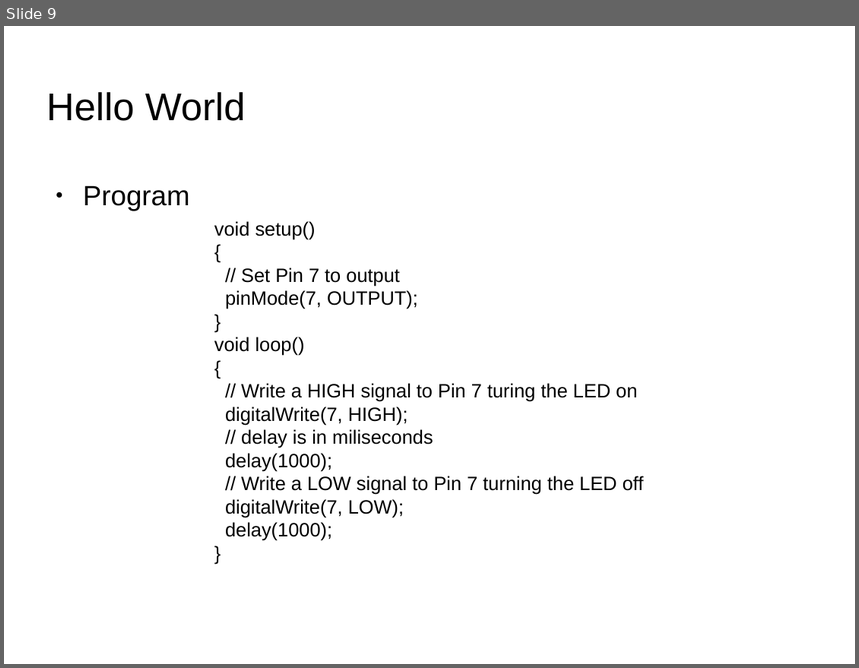
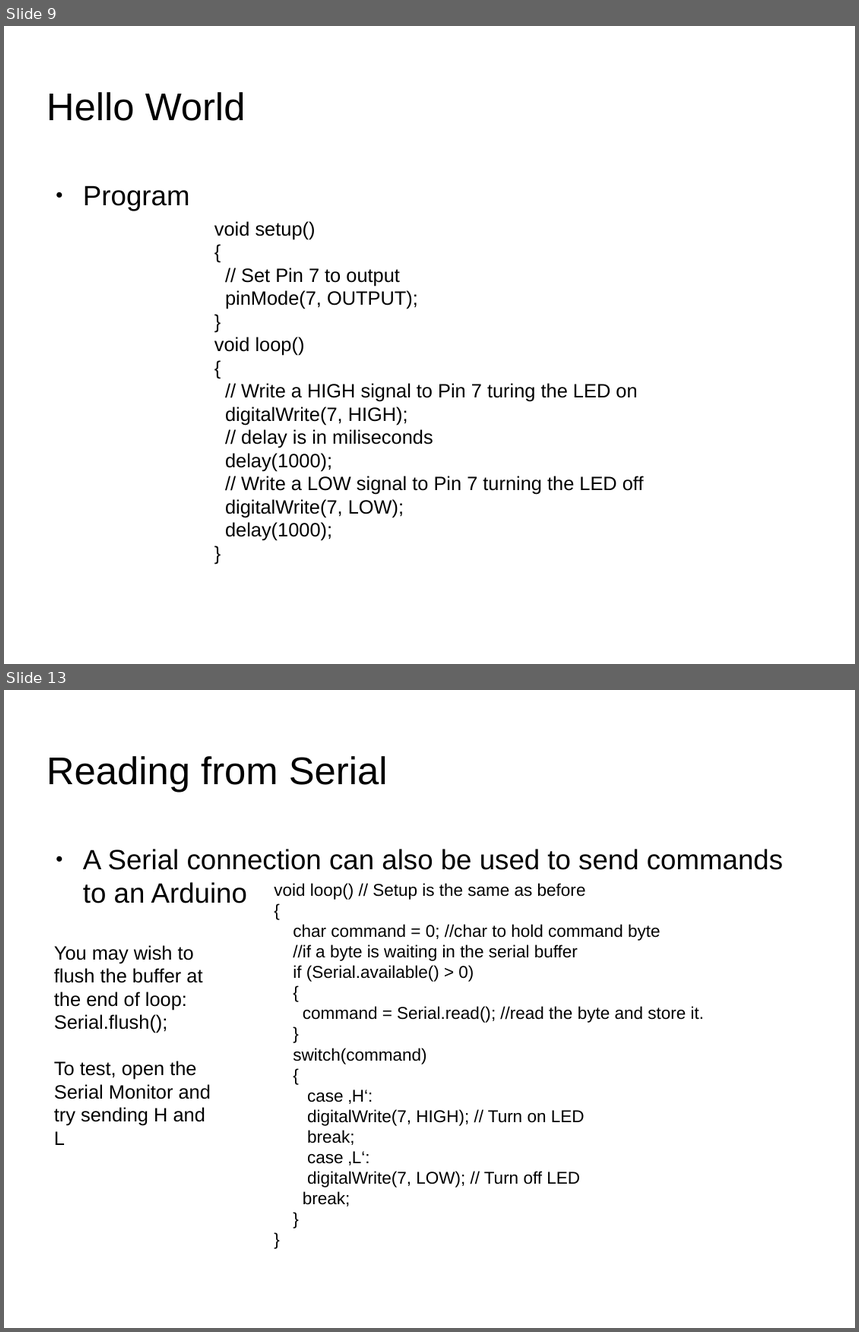
Before and after one commit to SIUE-ARC/Arduino-Workshop, a slide deck: Arduino-Workshop-eHacks.odp. Shown one above the other, each under a label of ours: slide 9 before the commit, slides 9 and 13 after it; the slides between them are not shown. The pictures are 859x668 and 859x1332 pixels, drawn with LibreOffice and Linux fonts; fonts in the diff are those of the drawing; background and template pictures are left out. Boxes give left, top, right and bottom in pixels: in the first picture for what was removed or moved away, otherwise in the second. Text is boxed around its words. In the diff, an @@ line names an element or a change of style, - is before the commit and + after.

```diff
--- a/Arduino-Workshop-eHacks.odp
+++ b/Arduino-Workshop-eHacks.odp
@@ slide 13 added at (x1=4, y1=690, x2=855, y2=1328), background picture (left out) @@
@@ title added at (x1=47, y1=756, x2=388, y2=792), 36 pt, text #000000 @@
+Reading from Serial
@@ text added at (x1=83, y1=849, x2=783, y2=904), 26 pt, text #000000 @@
+● A Serial connection can also be used to send commands to an Arduino
@@ text added at (x1=293, y1=883, x2=704, y2=1207), 16 pt, text #000000 @@
+void loop() // Setup is the same as before
+{
+char command = 0; //char to hold command byte
+//if a byte is waiting in the serial buffer
+if (Serial.available() > 0)
+{
+command = Serial.read(); //read the byte and store it.
+}
+switch(command)
+{
+case ‚H‘:
+digitalWrite(7, HIGH); // Turn on LED
+break;
+case ‚L‘:
+digitalWrite(7, LOW); // Turn off LED
+break;
+}
+}
@@ text added at (x1=54, y1=945, x2=211, y2=1145), 18 pt, text #000000 @@
+You may wish to flush the buffer at the end of loop:
+Serial.flush();
+To test, open the Serial Monitor and try sending H and L
```
Also in this commit, not shown: 5 other slides added, 5 other files.
